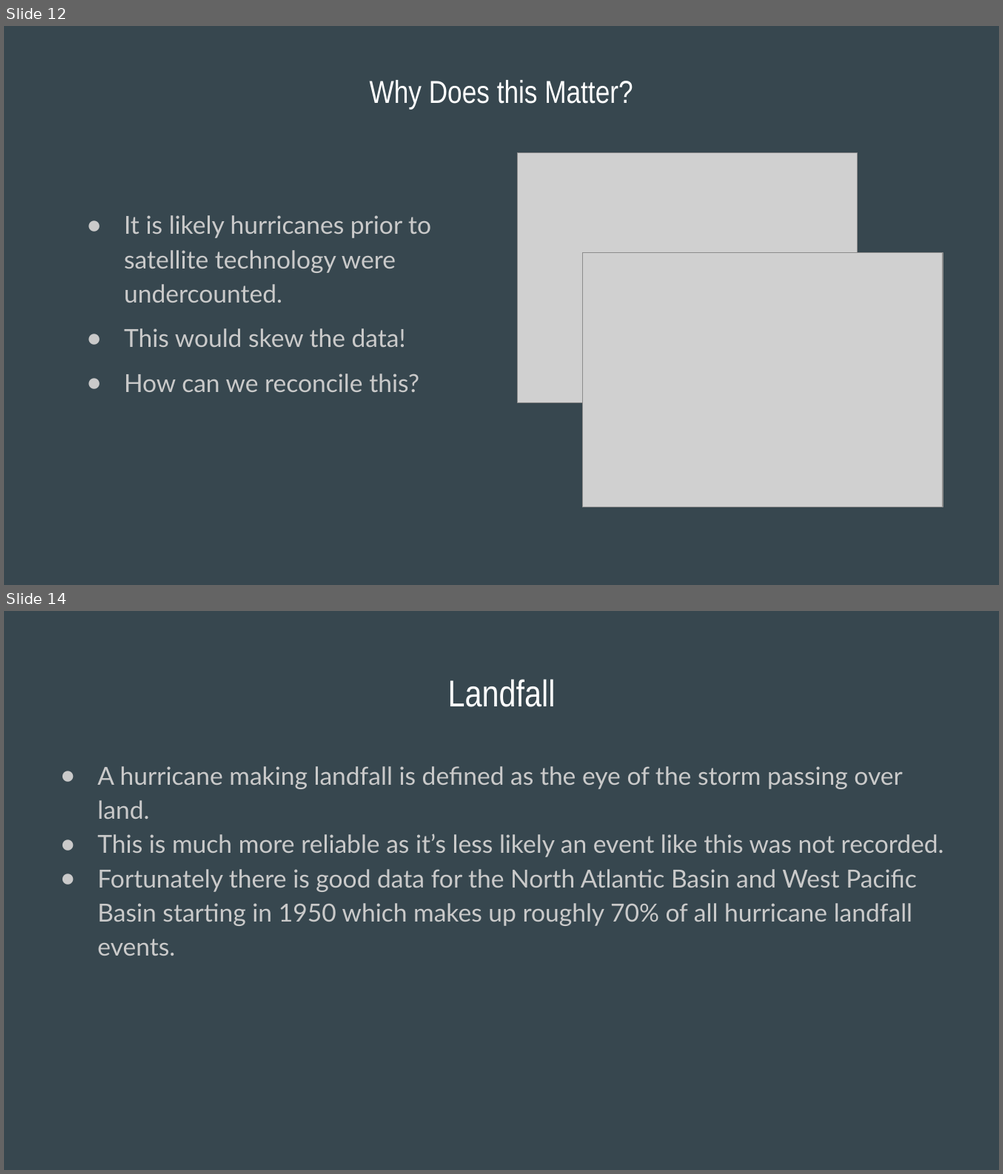
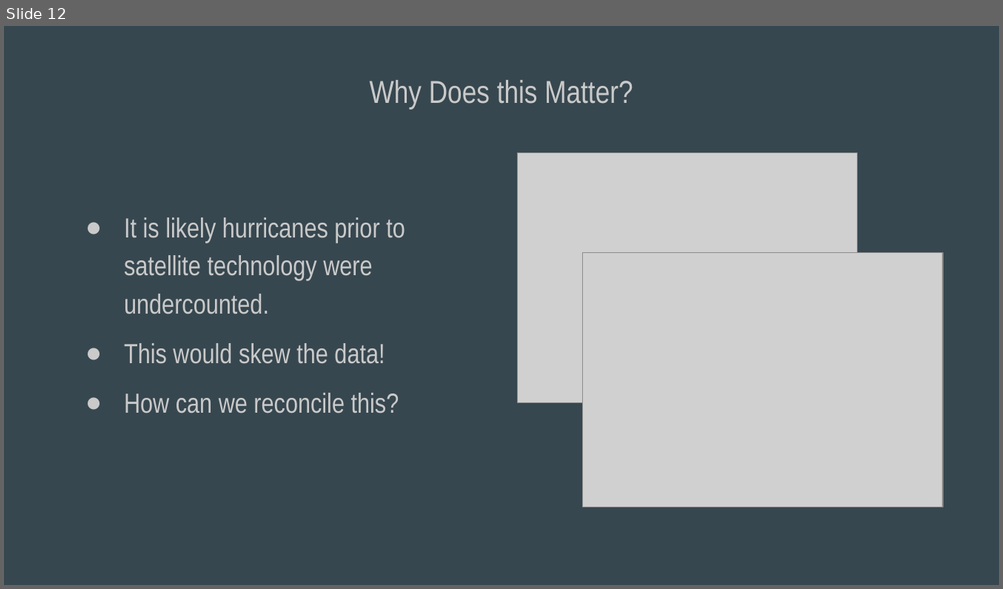
Before and after one commit to cwittmaack12/HurricaneProject, a slide deck: Historical Hurricane Analysis (1).pptx. Shown one above the other, each under a label of ours: slides 12 and 14 before the commit, slide 12 after it; the slides between them are not shown. The pictures are 1003x1174 and 1003x589 pixels, drawn with LibreOffice and Linux fonts; fonts in the diff are those of the drawing; grey boxes stand for pictures. Boxes give left, top, right and bottom in pixels: in the first picture for what was removed or moved away, otherwise in the second. Text is boxed around its words. In the diff, an @@ line names an element or a change of style, - is before the commit and + after.

```diff
--- a/Historical Hurricane Analysis (1).pptx
+++ b/Historical Hurricane Analysis (1).pptx
@@ slide 14 removed at [4,611,999,1170], background #37474F @@
@@ title removed at [448,679,555,707] @@
-Landfall
@@ text removed at [97,766,944,956] @@
-● A hurricane making landfall is defined as the eye of the storm passing over land.
-● This is much more reliable as it’s less likely an event like this was not recorded.
-● Fortunately there is good data for the North Atlantic Basin and West Pacific Basin starting in 1950 which makes up roughly 70% of all hurricane landfall events.
@@ slide 12 changed as well @@
@@ title "Why Does this Matter?" at [370,80,632,110]: text colour #FFFFFF to #CACACA @@
@@ text "It is likely hurricanes prior ..." at [124,218,405,414]: size 18 to 20 pt, font Lato to Arial Narrow; indent changed @@
```
Also in this commit, not shown: 11 other slides changed, 5 slides added, 6 other slides removed, 7 other files.
